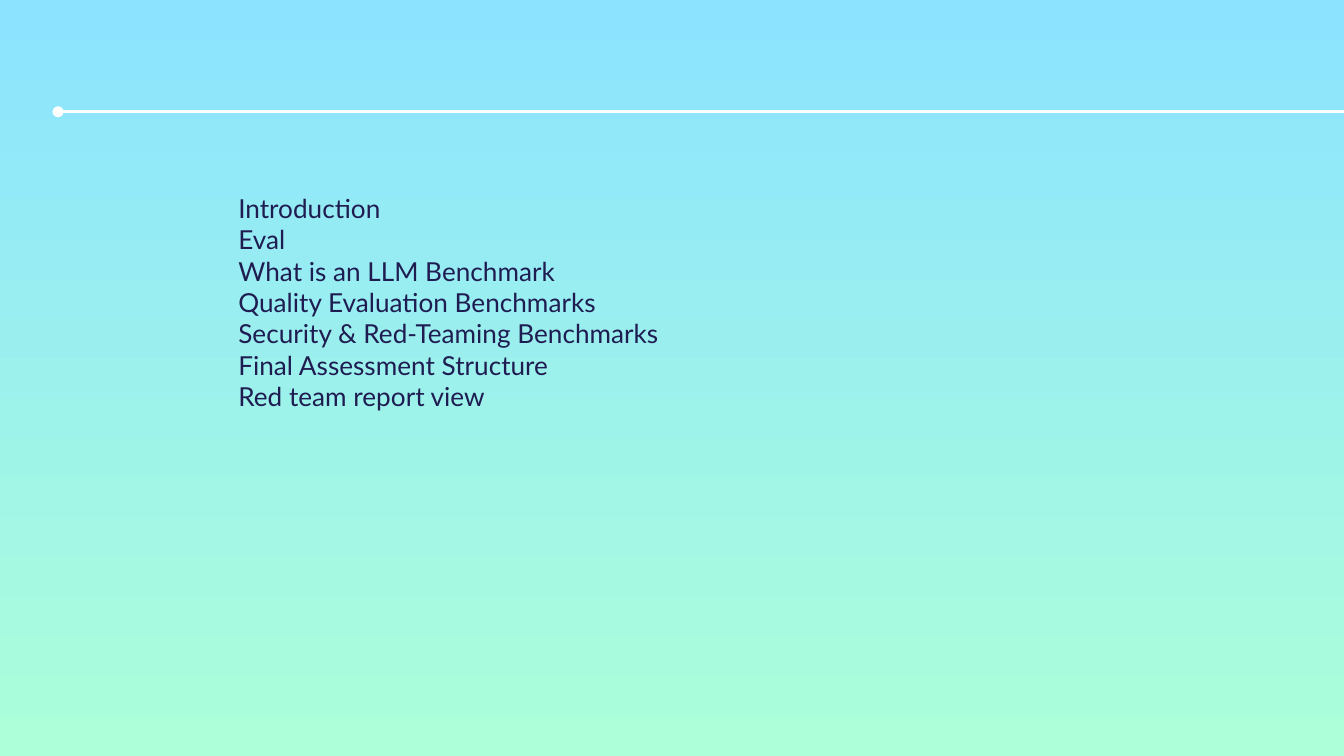
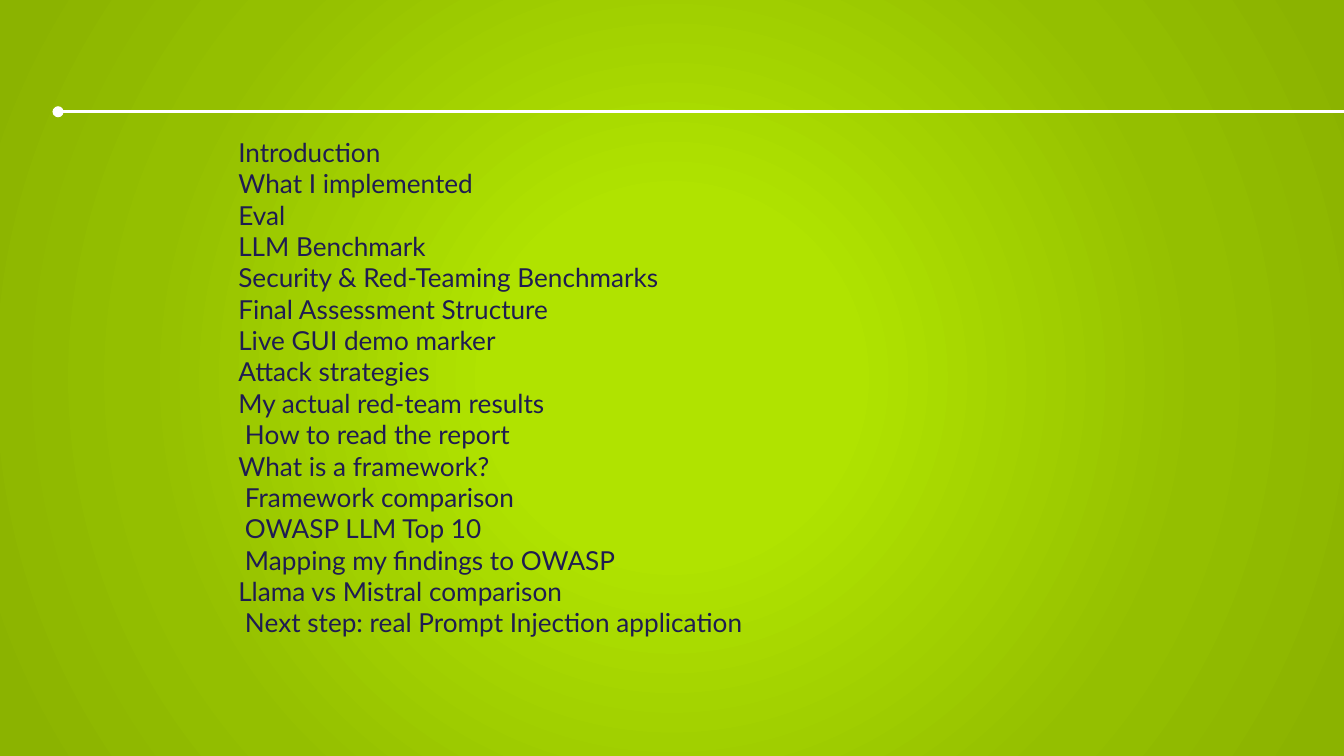
Before and after one commit to tahacheikh2003/ai-llm-red-teaming-framework, a slide deck: slide 2 of presentation/Ai_red_teaming_LLM Evaluation and AI Red Teaming_ semaine 4.pptx. Drawn at 1344x756 pixels with LibreOffice and Linux fonts; fonts in the diff are those of the drawing. Boxes give left, top, right and bottom in pixels: in the first picture for what was removed or moved away, otherwise in the second. Text is boxed around its words. In the diff, an @@ line names an element or a change of style, - is before the commit and + after.

```diff
--- a/presentation/Ai_red_teaming_LLM Evaluation and AI Red Teaming_ semaine 4.pptx
+++ b/presentation/Ai_red_teaming_LLM Evaluation and AI Red Teaming_ semaine 4.pptx
@@ background gradient #8BE3FF to #ACFFD9 to gradient #B0E300 to #94BF00 to #8BB200 @@
@@ title at box(238, 142, 742, 637): text changed @@
-Introduction
-Eval
-What is an LLM Benchmark
-Quality Evaluation Benchmarks
-Security & Red-Teaming Benchmarks
-Final Assessment Structure
-Red team report view
+Introduction
+What I implemented
+Eval
+LLM Benchmark
+Security & Red-Teaming Benchmarks
+Final Assessment Structure
+Live GUI demo marker
+Attack strategies
+My actual red-team results
+How to read the report
+What is a framework?
+Framework comparison
+OWASP LLM Top 10
+Mapping my findings to OWASP
+Llama vs Mistral comparison
+Next step: real Prompt Injection application
```
Also in this commit, not shown: 3 other slides changed, 22 slides added, 3 slides removed.
